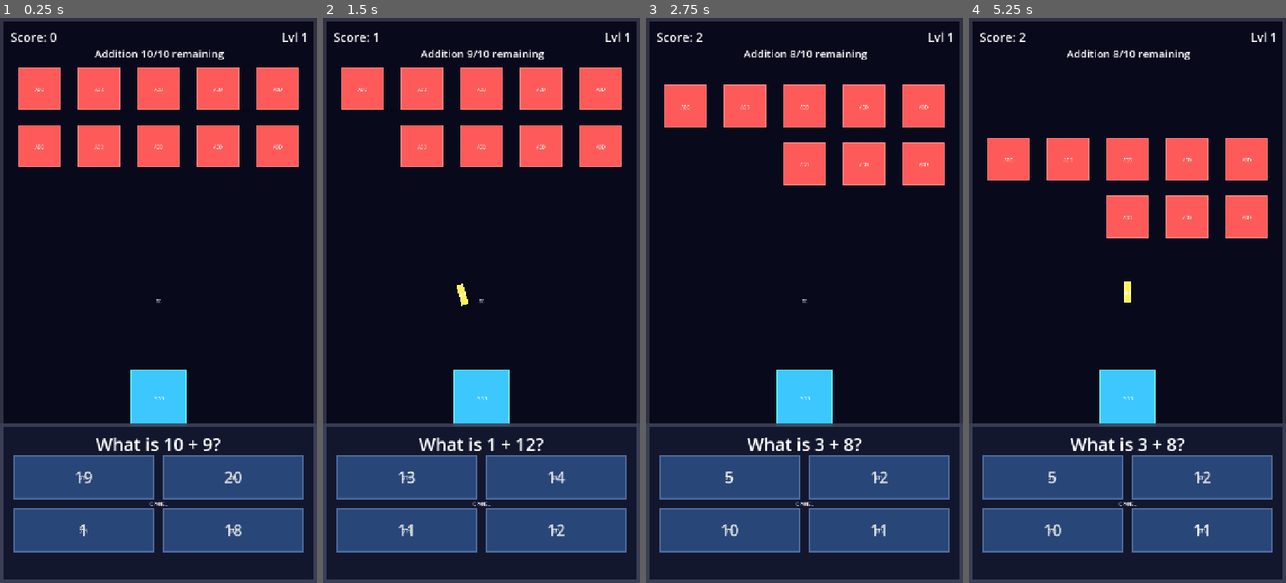
Above: before the commit, frames 1-4 (left to right).
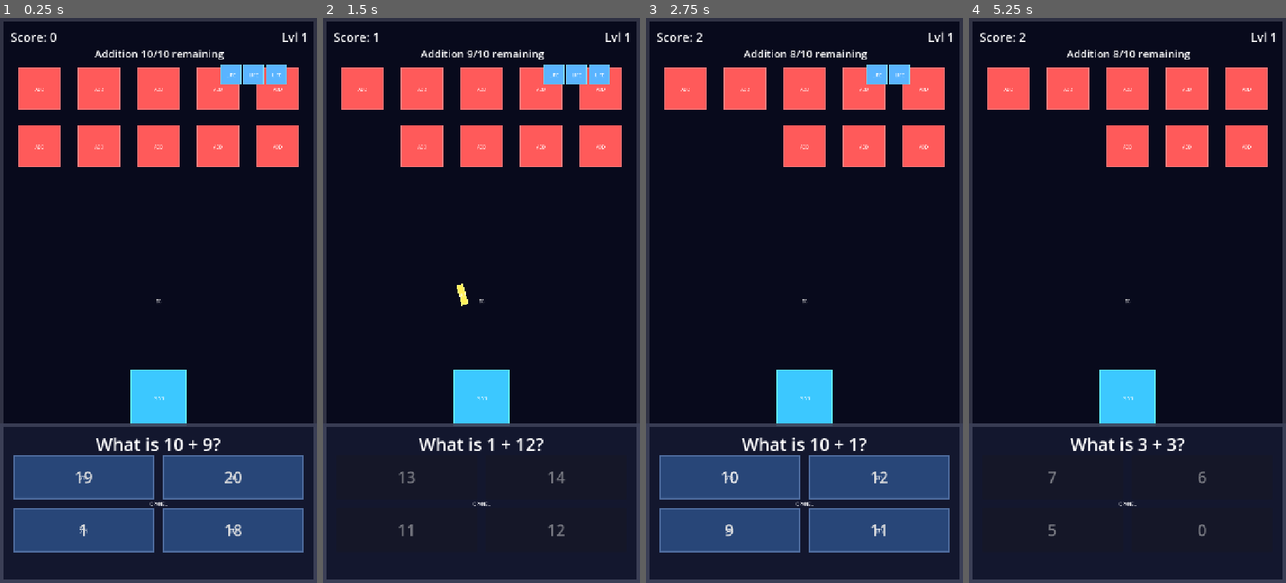
Above: after the commit, the same moments.

Repository: rajeshja/Math-Invaders-SDD
Game: Godot game, scene res://scenes/main.tscn
The game is run twice, just before and just after one commit, with the same random seed, the same clock (stepped at 60 frames per second) and the same inputs.
Inputs (mouse positions are in pixels of both pictures, inside the frame that each line leads up to):
- Up to frame 1 (0.25 s): no input
- Up to frame 2 (1.5 s): click "19" at 0.5 s; click "13" at 1.25 s
- Up to frame 3 (2.75 s): click "5" at 2 s
- Up to frame 4 (5.25 s): click "10" at 2.75 s; click "5" (after the commit: "7") at 3.5 s; click (1203, 475) at 4.25 s, where only the run before the commit has a clickable "12"; click (1203, 532) at 5 s, where only the run before the commit has a clickable "11"

The runs differ from the first frame. In frame 1, 0.7% of the frame differs, in the area x 69-91%, y 8-12%; in frame 2, 15%; in frame 3, 7.8%; in frame 4, 26%, in the area x 4-96%, y 8-95%.

Commit message:
Updated the game to allow a maximum of N wrong answers per level. Also eliminated downward movement of the enemies.

Diff:
--- a/project.godot
+++ b/project.godot
@@ -16,6 +16,11 @@
 boot_splash/bg_color=Color(0.03137255, 0.0392157, 0.10980392, 1)
 config/icon="res://icon.svg"
 
+[autoload]
+
+GameConfig="*res://scripts/game_config.gd"
+GameManager="*res://scripts/game_manager.gd"
+
 [display]
 
 window/size/viewport_width=720
@@ -27,6 +32,13 @@
 
 enabled=PackedStringArray("res://addons/gut/plugin.cfg")
 
+[gameplay]
+
+starting_lives=3
+enemies_per_wave=10
+tries_per_question=1
+tries_per_question_by_level={}
+
 [rendering]
 
 renderer/rendering_method="mobile"
--- a/scenes/hud.tscn
+++ b/scenes/hud.tscn
@@ -31,12 +31,6 @@
 horizontal_alignment = 1
 text = "Addition 10/10 remaining"
 
-[node name="HealthDisplay" type="HBoxContainer" parent="."]
-offset_left = 24.0
-offset_top = 104.0
-offset_right = 250.0
-offset_bottom = 152.0
-
 [node name="LivesDisplay" type="HBoxContainer" parent="."]
 offset_left = 500.0
 offset_top = 104.0
--- a/scripts/enemy.gd
+++ b/scripts/enemy.gd
@@ -3,7 +3,7 @@
 ## tracked by WaveManager.gd (Tech Stack §5).
 ##
 ## Holds a reference to this enemy's own linked question and its own
-## category, and knows how to move itself and how to be destroyed. It does
+## category, and knows how to be destroyed. It does
 ## NOT decide which enemy is "active," track wave state, or generate
 ## questions - that's WaveManager's job.
 class_name Enemy
@@ -49,13 +49,6 @@
 		_sprite.texture = load(path)
 
 
-## Formation-level downward movement step, called by WaveManager once per
-## wrong answer for every remaining enemy (Phase 3 FR3.11 / NFR3.4). Not
-## a per-enemy independent movement - WaveManager applies this uniformly.
-func move_down(step_pixels: float) -> void:
-	position.y += step_pixels
-
-
 ## Destroys this enemy instance. Bullet-travel-then-destroy timing is
 ## orchestrated by whoever calls this (WaveManager, via bullet.gd's
 ## arrival), not by the enemy itself.
--- /dev/null
+++ b/scripts/game_config.gd
@@ -0,0 +1,60 @@
+## Single access path for project-level gameplay configuration.
+## Gameplay code should use this helper instead of reading ProjectSettings
+## directly, so defaults and validation stay in one place.
+extends Node
+
+const STARTING_LIVES_SETTING := "gameplay/starting_lives"
+const ENEMIES_PER_WAVE_SETTING := "gameplay/enemies_per_wave"
+const TRIES_PER_QUESTION_SETTING := "gameplay/tries_per_question"
+const TRIES_PER_QUESTION_BY_LEVEL_SETTING := "gameplay/tries_per_question_by_level"
+
+const DEFAULT_STARTING_LIVES := 3
+const DEFAULT_ENEMIES_PER_WAVE := 10
+const DEFAULT_TRIES_PER_QUESTION := 1
+
+
+func _ready() -> void:
+	_ensure_setting(STARTING_LIVES_SETTING, DEFAULT_STARTING_LIVES, TYPE_INT)
+	_ensure_setting(ENEMIES_PER_WAVE_SETTING, DEFAULT_ENEMIES_PER_WAVE, TYPE_INT)
+	_ensure_setting(TRIES_PER_QUESTION_SETTING, DEFAULT_TRIES_PER_QUESTION, TYPE_INT)
+	_ensure_setting(TRIES_PER_QUESTION_BY_LEVEL_SETTING, {}, TYPE_DICTIONARY)
+
+
+func get_starting_lives() -> int:
+	return _get_positive_int_setting(STARTING_LIVES_SETTING, DEFAULT_STARTING_LIVES)
+
+
+func get_enemies_per_wave() -> int:
+	return _get_positive_int_setting(ENEMIES_PER_WAVE_SETTING, DEFAULT_ENEMIES_PER_WAVE)
+
+
+func get_tries_per_question(level: int) -> int:
+	var overrides: Variant = ProjectSettings.get_setting(TRIES_PER_QUESTION_BY_LEVEL_SETTING, {})
+	if overrides is Dictionary:
+		var override_value: Variant = null
+		if overrides.has(level):
+			override_value = overrides[level]
+		elif overrides.has(str(level)):
+			override_value = overrides[str(level)]
+
+		if override_value != null:
+			var override_int := int(override_value)
+			if override_int >= 1:
+				return override_int
+
+	return _get_positive_int_setting(TRIES_PER_QUESTION_SETTING, DEFAULT_TRIES_PER_QUESTION)
+
+
+func _get_positive_int_setting(path: String, default_value: int) -> int:
+	var value: int = int(ProjectSettings.get_setting(path, default_value))
+	return max(1, value)
+
+
+func _ensure_setting(path: String, default_value: Variant, type: int) -> void:
+	if not ProjectSettings.has_setting(path):
+		ProjectSettings.set_setting(path, default_value)
+	ProjectSettings.set_initial_value(path, default_value)
+	ProjectSettings.add_property_info({
+		"name": path,
+		"type": type,
+	})
--- /dev/null
+++ b/scripts/game_manager.gd
@@ -0,0 +1,61 @@
+## Authoritative owner for session game state that must survive outside
+## individual UI/gameplay nodes: score, lives, and game-over state.
+extends Node
+
+signal score_changed(score: int)
+signal lives_changed(lives: int)
+signal game_over
+
+enum GameState {
+	PLAYING,
+	GAME_OVER,
+}
+
+var score: int = 0
+var lives: int = 0
+var starting_lives: int = GameConfig.DEFAULT_STARTING_LIVES
+var game_state: GameState = GameState.PLAYING
+
+
+func _ready() -> void:
+	reset_session()
+
+
+func reset_session() -> void:
+	starting_lives = GameConfig.get_starting_lives()
+	score = 0
+	lives = starting_lives
+	game_state = GameState.PLAYING
+	score_changed.emit(score)
+	lives_changed.emit(lives)
+
+
+func add_score(amount: int = 1) -> void:
+	if game_state == GameState.GAME_OVER:
+		return
+	score += amount
+	score_changed.emit(score)
+
+
+func lose_life() -> void:
+	take_damage(1)
+
+
+func take_damage(amount: int = 1) -> void:
+	if game_state == GameState.GAME_OVER:
+		return
+	lives = max(0, lives - max(0, amount))
+	lives_changed.emit(lives)
+	if lives == 0:
+		game_state = GameState.GAME_OVER
+		game_over.emit()
+
+
+func reset_lives() -> void:
+	starting_lives = GameConfig.get_starting_lives()
+	lives = starting_lives
+	lives_changed.emit(lives)
+
+
+func is_game_over() -> bool:
+	return game_state == GameState.GAME_OVER
--- a/scripts/hud.gd
+++ b/scripts/hud.gd
@@ -8,8 +8,11 @@
 class_name Hud
 extends CanvasLayer
 
+const LIFE_ICON: Texture2D = preload("res://assets/images/ui/life_icon.png")
+
 @onready var _score_label: Label = $ScoreLabel
 @onready var _wave_progress_label: Label = $WaveProgressLabel
+@onready var _lives_display: HBoxContainer = $LivesDisplay
 
 var _score: int = 0
 
@@ -23,6 +26,23 @@
 	_render_score()
 
 
+func update_score(score: int) -> void:
+	_score = score
+	_render_score()
+
+
+func update_lives(lives: int) -> void:
+	for child in _lives_display.get_children():
+		child.free()
+	for i in range(max(0, lives)):
+		var icon := TextureRect.new()
+		icon.texture = LIFE_ICON
+		icon.custom_minimum_size = Vector2(48, 48)
+		icon.expand_mode = TextureRect.EXPAND_FIT_WIDTH_PROPORTIONAL
+		icon.stretch_mode = TextureRect.STRETCH_KEEP_ASPECT_CENTERED
+		_lives_display.add_child(icon)
+
+
 func _render_score() -> void:
 	_score_label.text = "Score: %d" % _score
 
--- a/scripts/main.gd
+++ b/scripts/main.gd
@@ -2,13 +2,13 @@
 ## not an autoload - Phase 0 §2) and wires together the question panel,
 ## HUD, and bullet-firing feedback loop.
 ##
-## Score tracking lives here (via HUD) rather than in a GameManager
-## autoload for now - GameManager gains real responsibility starting
-## Phase 4 (health/lives/game-over), per the Build Plan's phase scoping.
+## GameManager owns score/lives/game-over; this scene controller wires
+## gameplay objects, question attempts, HUD updates, and feedback timing.
 class_name Main
 extends Node2D
 
 const BULLET_SCENE: PackedScene = preload("res://scenes/bullet.tscn")
+const QuestionAttemptTrackerScript = preload("res://scripts/question_attempt_tracker.gd")
 
 @onready var _wave_manager: WaveManager = $WaveManager
 @onready var _player: Player = $GameWorld/Player
@@ -20,9 +20,18 @@
 
 var _current_question: Dictionary = {}
 var _accepting_input: bool = true
+var _current_level: int = 1
+var _attempt_tracker: RefCounted = QuestionAttemptTrackerScript.new()
 
 
 func _ready() -> void:
+	_attempt_tracker.configure(GameConfig.get_tries_per_question(_current_level))
+	GameManager.score_changed.connect(_hud.update_score)
+	GameManager.lives_changed.connect(_hud.update_lives)
+	GameManager.game_over.connect(_on_game_over)
+	_hud.update_score(GameManager.score)
+	_hud.update_lives(GameManager.lives)
+
 	_wave_manager.enemies_container = _enemies_container
 	_wave_manager.question_ready.connect(_on_question_ready)
 	_wave_manager.wave_progress_updated.connect(_hud.update_wave_progress)
@@ -35,6 +44,7 @@
 
 func _on_question_ready(question: Dictionary) -> void:
 	_current_question = question
+	_attempt_tracker.reset_question()
 	_accepting_input = true
 	_question_panel.set_question(question)
 
@@ -43,7 +53,7 @@
 	_wave_banner.show_banner()
 
 
-func _on_answer_selected(value: int) -> void:
+func _on_answer_selected(value: int, button: Button) -> void:
 	if not _accepting_input:
 		return
 	if _current_question.is_empty():
@@ -51,9 +61,29 @@
 
 	if value == _current_question.get("correct_answer", null):
 		_accepting_input = false
+		_question_panel.set_answer_buttons_enabled(false)
 		_fire_at_active_enemy()
 	else:
-		_wave_manager.on_wrong_answer()
+		_accepting_input = false
+		await _question_panel.flash_wrong_answer(button)
+		_handle_wrong_answer_after_feedback()
+
+
+func _handle_wrong_answer_after_feedback() -> void:
+	_wave_manager.on_wrong_answer()
+	GameManager.lose_life()
+	var attempt_limit_reached: bool = _attempt_tracker.record_wrong_attempt()
+
+	if GameManager.is_game_over():
+		_accepting_input = false
+		_question_panel.set_answer_buttons_enabled(false)
+		return
+
+	if attempt_limit_reached:
+		_wave_manager.regenerate_active_question()
+	else:
+		_accepting_input = true
+		_question_panel.set_answer_buttons_enabled(true)
 
 
 func _fire_at_active_enemy() -> void:
@@ -69,5 +99,10 @@
 
 
 func _on_bullet_arrived() -> void:
-	_hud.add_score(1)
+	GameManager.add_score(1)
 	_wave_manager.on_correct_answer()
+
+
+func _on_game_over() -> void:
+	_accepting_input = false
+	_question_panel.set_answer_buttons_enabled(false)
--- /dev/null
+++ b/scripts/question_attempt_tracker.gd
@@ -0,0 +1,22 @@
+## Tracks attempts used for the currently displayed question.
+## This intentionally has no scene-tree dependency so the default and
+## multi-attempt rules can be tested without loading Main.tscn.
+class_name QuestionAttemptTracker
+extends RefCounted
+
+var attempt_limit: int = 1
+var attempts_used: int = 0
+
+
+func configure(limit: int) -> void:
+	attempt_limit = max(1, limit)
+	reset_question()
+
+
+func reset_question() -> void:
+	attempts_used = 0
+
+
+func record_wrong_attempt() -> bool:
+	attempts_used += 1
+	return attempts_used >= attempt_limit
--- a/scripts/question_panel.gd
+++ b/scripts/question_panel.gd
@@ -6,9 +6,11 @@
 extends CanvasLayer
 
 ## Emitted whenever any answer button is tapped, with the numeric value
-## shown on that button. The listener (Main.gd) compares it against the
-## active question's correct_answer.
-signal answer_selected(value: int)
+## shown on that button and the exact button tapped. The listener (Main.gd)
+## compares it against the active question's correct_answer.
+signal answer_selected(value: int, button: Button)
+
+const WRONG_FLASH_SECONDS := 0.18
 
 @onready var _question_label: Label = $Panel/QuestionLabel
 @onready var _answer_buttons: Array = [
@@ -41,6 +43,40 @@
 			button.disabled = true
 
 
+func set_answer_buttons_enabled(enabled: bool) -> void:
+	for button in _answer_buttons:
+		button.disabled = not enabled or not button.has_meta("value")
+
+
+func flash_wrong_answer(button: Button) -> void:
+	if button == null:
+		return
+
+	var original_styles := {
+		"normal": button.get_theme_stylebox("normal"),
+		"hover": button.get_theme_stylebox("hover"),
+		"pressed": button.get_theme_stylebox("pressed"),
+		"focus": button.get_theme_stylebox("focus"),
+	}
+	var flash_style := StyleBoxFlat.new()
+	flash_style.bg_color = Color(0.9, 0.1, 0.1, 1.0)
+	flash_style.border_color = Color(1.0, 0.75, 0.75, 1.0)
+	flash_style.set_border_width_all(4)
+	flash_style.corner_radius_top_left = 10
+	flash_style.corner_radius_top_right = 10
+	flash_style.corner_radius_bottom_left = 10
+	flash_style.corner_radius_bottom_right = 10
+
+	set_answer_buttons_enabled(false)
+	for style_name in original_styles.keys():
+		button.add_theme_stylebox_override(style_name, flash_style)
+
+	await get_tree().create_timer(WRONG_FLASH_SECONDS).timeout
+
+	for style_name in original_styles.keys():
+		button.add_theme_stylebox_override(style_name, original_styles[style_name])
+
+
 func _on_answer_button_pressed(button: Button) -> void:
 	var value: int = int(button.get_meta("value", 0))
-	answer_selected.emit(value)
+	answer_selected.emit(value, button)
--- a/scripts/wave_manager.gd
+++ b/scripts/wave_manager.gd
@@ -27,19 +27,21 @@
 ## wave's fresh set of 10 spawns.
 signal wave_cleared(category: String)
 
+## Emitted exactly once per incorrect answer. GameManager/Main consume
+## this as the lives/damage trigger; WaveManager does not move enemies.
+signal wrong_answer
+
 ## Emitted when the category_sequence is exhausted after a wave clears -
 ## the hook point for Phase 5's LevelManager. Not acted on further here.
 signal level_cleared
 
 ## -- Config --------------------------------------------------------------
-const ENEMIES_PER_WAVE: int = 10
 const FORMATION_COLUMNS: int = 5
 const FORMATION_ROWS: int = 2
 const FORMATION_TOP_Y: float = 160.0
 const FORMATION_ROW_SPACING: float = 130.0
 const FORMATION_LEFT_X: float = 90.0
 const FORMATION_COLUMN_SPACING: float = 135.0
-const WRONG_ANSWER_STEP_PX: float = 40.0
 
 ## Default Stage A sequence (Spec §2 Level 1 example / Phase 3 FR3.7).
 ## LevelManager (Phase 5) will be what mutates/extends this per level.
@@ -59,6 +61,7 @@
 
 var current_category: String = ""
 var enemies_remaining: int = 0
+var enemies_per_wave: int = GameConfig.DEFAULT_ENEMIES_PER_WAVE
 var _sequence_index: int = -1
 var _active_enemy: Node = null
 
@@ -74,8 +77,9 @@
 func start_wave(category: String) -> void:
 	current_category = category
 	_clear_container()
-
-	for i in range(ENEMIES_PER_WAVE):
+	enemies_per_wave = GameConfig.get_enemies_per_wave()
+
+	for i in range(enemies_per_wave):
 		var enemy := enemy_scene.instantiate()
 		enemies_container.add_child(enemy)
 		enemy.position = _formation_position(i)
@@ -83,8 +87,8 @@
 		if enemy.has_method("setup"):
 			enemy.setup(category, question)
 
-	enemies_remaining = ENEMIES_PER_WAVE
-	wave_progress_updated.emit(current_category, enemies_remaining, ENEMIES_PER_WAVE)
+	enemies_remaining = enemies_per_wave
+	wave_progress_updated.emit(current_category, enemies_remaining, enemies_per_wave)
 	_active_enemy = get_active_enemy()
 	_emit_active_question()
 
@@ -128,7 +132,7 @@
 			_active_enemy.queue_free()
 
 	enemies_remaining = max(0, enemies_remaining - 1)
-	wave_progress_updated.emit(current_category, enemies_remaining, ENEMIES_PER_WAVE)
+	wave_progress_updated.emit(current_category, enemies_remaining, enemies_per_wave)
 
 	if enemies_remaining == 0:
 		_active_enemy = null
@@ -138,15 +142,24 @@
 		_emit_active_question()
 
 
-## Wrong answer: the whole remaining formation advances downward together
-## by one movement step. The active enemy does not move independently
-## (Phase 3 FR3.11 / NFR3.4).
+## Wrong answer: emit the damage event and leave the active enemy and
+## formation stationary. Attempt counting/question replacement belongs to
+## the question-flow owner, not WaveManager.
 func on_wrong_answer() -> void:
-	for enemy in _remaining_enemies():
-		if enemy.has_method("move_down"):
-			enemy.move_down(WRONG_ANSWER_STEP_PX)
-		else:
-			enemy.position.y += WRONG_ANSWER_STEP_PX
+	wrong_answer.emit()
+
+
+## Retires the active enemy's current question and replaces it with a
+## freshly generated one for the same category, without moving or removing
+## any enemy. Used when an incorrect answer exhausts the configured attempt
+## count but lives remain.
+func regenerate_active_question() -> void:
+	if _active_enemy == null or not is_instance_valid(_active_enemy):
+		return
+	var question: Dictionary = question_generator.generate_question(current_category, difficulty)
+	if "linked_question" in _active_enemy:
+		_active_enemy.linked_question = question
+	question_ready.emit(question)
 
 
 ## -- Internal -------------------------------------------------------------
--- /dev/null
+++ b/test/unit/test_game_config.gd
@@ -0,0 +1,48 @@
+extends GutTest
+
+
+func after_each() -> void:
+	ProjectSettings.set_setting(GameConfig.STARTING_LIVES_SETTING, GameConfig.DEFAULT_STARTING_LIVES)
+	ProjectSettings.set_setting(GameConfig.ENEMIES_PER_WAVE_SETTING, GameConfig.DEFAULT_ENEMIES_PER_WAVE)
+	ProjectSettings.set_setting(GameConfig.TRIES_PER_QUESTION_SETTING, GameConfig.DEFAULT_TRIES_PER_QUESTION)
+	ProjectSettings.set_setting(GameConfig.TRIES_PER_QUESTION_BY_LEVEL_SETTING, {})
+
+
+func test_returns_default_gameplay_values() -> void:
+	ProjectSettings.set_setting(GameConfig.STARTING_LIVES_SETTING, GameConfig.DEFAULT_STARTING_LIVES)
+	ProjectSettings.set_setting(GameConfig.ENEMIES_PER_WAVE_SETTING, GameConfig.DEFAULT_ENEMIES_PER_WAVE)
+	ProjectSettings.set_setting(GameConfig.TRIES_PER_QUESTION_SETTING, GameConfig.DEFAULT_TRIES_PER_QUESTION)
+	ProjectSettings.set_setting(GameConfig.TRIES_PER_QUESTION_BY_LEVEL_SETTING, {})
+
+	assert_eq(GameConfig.get_starting_lives(), 3)
+	assert_eq(GameConfig.get_enemies_per_wave(), 10)
+	assert_eq(GameConfig.get_tries_per_question(1), 1)
+
+
+func test_clamps_positive_integer_settings_to_minimum_one() -> void:
+	ProjectSettings.set_setting(GameConfig.STARTING_LIVES_SETTING, 0)
+	ProjectSettings.set_setting(GameConfig.ENEMIES_PER_WAVE_SETTING, -5)
+	ProjectSettings.set_setting(GameConfig.TRIES_PER_QUESTION_SETTING, 0)
+
+	assert_eq(GameConfig.get_starting_lives(), 1)
+	assert_eq(GameConfig.get_enemies_per_wave(), 1)
+	assert_eq(GameConfig.get_tries_per_question(1), 1)
+
+
+func test_level_override_replaces_global_attempt_count_when_valid() -> void:
+	ProjectSettings.set_setting(GameConfig.TRIES_PER_QUESTION_SETTING, 1)
+	ProjectSettings.set_setting(GameConfig.TRIES_PER_QUESTION_BY_LEVEL_SETTING, {
+		3: 2,
+	})
+
+	assert_eq(GameConfig.get_tries_per_question(3), 2)
+	assert_eq(GameConfig.get_tries_per_question(2), 1)
+
+
+func test_invalid_level_override_falls_back_to_global_attempt_count() -> void:
+	ProjectSettings.set_setting(GameConfig.TRIES_PER_QUESTION_SETTING, 4)
+	ProjectSettings.set_setting(GameConfig.TRIES_PER_QUESTION_BY_LEVEL_SETTING, {
+		3: 0,
+	})
+
+	assert_eq(GameConfig.get_tries_per_question(3), 4)
--- /dev/null
+++ b/test/unit/test_game_manager.gd
@@ -0,0 +1,51 @@
+extends GutTest
+
+const GameManagerScript = preload("res://scripts/game_manager.gd")
+
+var manager: Node
+
+
+func before_each() -> void:
+	ProjectSettings.set_setting(GameConfig.STARTING_LIVES_SETTING, 3)
+	manager = GameManagerScript.new()
+	add_child_autofree(manager)
+	manager.reset_session()
+
+
+func after_each() -> void:
+	ProjectSettings.set_setting(GameConfig.STARTING_LIVES_SETTING, GameConfig.DEFAULT_STARTING_LIVES)
+
+
+func test_reset_session_loads_configured_starting_lives() -> void:
+	ProjectSettings.set_setting(GameConfig.STARTING_LIVES_SETTING, 5)
+	manager.reset_session()
+
+	assert_eq(manager.starting_lives, 5)
+	assert_eq(manager.lives, 5)
+	assert_false(manager.is_game_over())
+
+
+func test_wrong_answer_damage_consumes_exactly_one_life() -> void:
+	manager.lose_life()
+
+	assert_eq(manager.lives, 2)
+
+
+func test_game_over_fires_once_at_zero_and_lives_never_go_negative() -> void:
+	watch_signals(manager)
+
+	manager.lose_life()
+	manager.lose_life()
+	manager.lose_life()
+	manager.lose_life()
+
+	assert_eq(manager.lives, 0)
+	assert_true(manager.is_game_over())
+	assert_signal_emit_count(manager, "game_over", 1)
+
+
+func test_correct_answer_score_does_not_change_lives() -> void:
+	manager.add_score(1)
+
+	assert_eq(manager.score, 1)
+	assert_eq(manager.lives, 3)
--- /dev/null
+++ b/test/unit/test_question_attempt_tracker.gd
@@ -0,0 +1,38 @@
+extends GutTest
+
+const QuestionAttemptTrackerScript = preload("res://scripts/question_attempt_tracker.gd")
+
+
+func test_default_one_attempt_retires_question_after_first_wrong_answer() -> void:
+	var tracker = QuestionAttemptTrackerScript.new()
+	tracker.configure(1)
+
+	assert_true(tracker.record_wrong_attempt())
+	assert_eq(tracker.attempts_used, 1)
+
+
+func test_multi_attempt_keeps_question_until_limit_is_reached() -> void:
+	var tracker = QuestionAttemptTrackerScript.new()
+	tracker.configure(2)
+
+	assert_false(tracker.record_wrong_attempt(), "first wrong answer should keep a two-attempt question active")
+	assert_true(tracker.record_wrong_attempt(), "second wrong answer should exhaust a two-attempt question")
+	assert_eq(tracker.attempts_used, 2)
+
+
+func test_reset_question_clears_attempt_counter() -> void:
+	var tracker = QuestionAttemptTrackerScript.new()
+	tracker.configure(3)
+	tracker.record_wrong_attempt()
+
+	tracker.reset_question()
+
+	assert_eq(tracker.attempts_used, 0)
+
+
+func test_configure_clamps_attempt_limit_to_minimum_one() -> void:
+	var tracker = QuestionAttemptTrackerScript.new()
+	tracker.configure(0)
+
+	assert_eq(tracker.attempt_limit, 1)
+	assert_true(tracker.record_wrong_attempt())
--- a/test/unit/test_wave_manager.gd
+++ b/test/unit/test_wave_manager.gd
@@ -16,11 +16,7 @@
 
 	wave_manager.enemies_container = enemies_container
 	# Phase 3 NFR3.2: use a GUT double of the enemy scene rather than
-	# depending on the real enemy.tscn scene tree. partial_double (not a
-	# full double) so real per-instance logic like move_down()/position
-	# math still executes - only scene-tree-dependent bits (texture
-	# loading via @onready Sprite2D) are effectively inert since these
-	# doubles are never added under a Sprite2D-bearing tree in these tests.
+	# depending on the real enemy.tscn scene tree.
 	wave_manager.enemy_scene = partial_double(EnemyScene)
 
 
@@ -70,18 +66,41 @@
 	assert_eq(seen_order, ["addition", "subtraction", "multiplication", "division"])
 
 
-func test_wrong_answer_moves_entire_remaining_formation_not_just_active() -> void:
+func test_wrong_answer_does_not_move_remove_or_retarget_formation() -> void:
 	wave_manager.start_wave("addition")
 	var before_positions := {}
 	for enemy in enemies_container.get_children():
-		before_positions[enemy] = enemy.position.y
+		before_positions[enemy] = enemy.position
+	var active_before = wave_manager.get_active_enemy()
+	var remaining_before: int = wave_manager.enemies_remaining
+	watch_signals(wave_manager)
 
 	wave_manager.on_wrong_answer()
 
-	var step = wave_manager.WRONG_ANSWER_STEP_PX
 	for enemy in enemies_container.get_children():
-		assert_almost_eq(enemy.position.y, before_positions[enemy] + step, 0.01,
-			"every remaining enemy should move down by the same configured step")
+		assert_eq(enemy.position, before_positions[enemy],
+			"wrong answers must leave every remaining enemy stationary")
+	assert_eq(wave_manager.enemies_remaining, remaining_before, "wrong answers must not remove enemies")
+	assert_eq(wave_manager.get_active_enemy(), active_before, "wrong answers must not retarget the active enemy")
+	assert_signal_emit_count(wave_manager, "wrong_answer", 1, "one wrong answer event should be emitted per incorrect answer")
+
+
+func test_regenerate_active_question_keeps_same_enemy_and_formation() -> void:
+	wave_manager.start_wave("addition")
+	var before_positions := {}
+	for enemy in enemies_container.get_children():
+		before_positions[enemy] = enemy.position
+	var active_before = wave_manager.get_active_enemy()
+	watch_signals(wave_manager)
+
+	wave_manager.regenerate_active_question()
+
+	for enemy in enemies_container.get_children():
+		assert_eq(enemy.position, before_positions[enemy],
+			"regenerating the active question must not move the formation")
+	assert_eq(wave_manager.get_active_enemy(), active_before, "regenerating the question should keep the same active enemy")
+	assert_eq(wave_manager.enemies_remaining, 10)
+	assert_signal_emit_count(wave_manager, "question_ready", 1)
 
 
 func test_active_enemy_is_lowest_on_screen_then_leftmost() -> void:
Not shown, added: scripts/game_config.gd.uid
Not shown, added: scripts/game_manager.gd.uid
Not shown, added: scripts/question_attempt_tracker.gd.uid
Not shown, added: test/unit/test_game_config.gd.uid
Not shown, added: test/unit/test_game_manager.gd.uid
Not shown, added: test/unit/test_question_attempt_tracker.gd.uid
